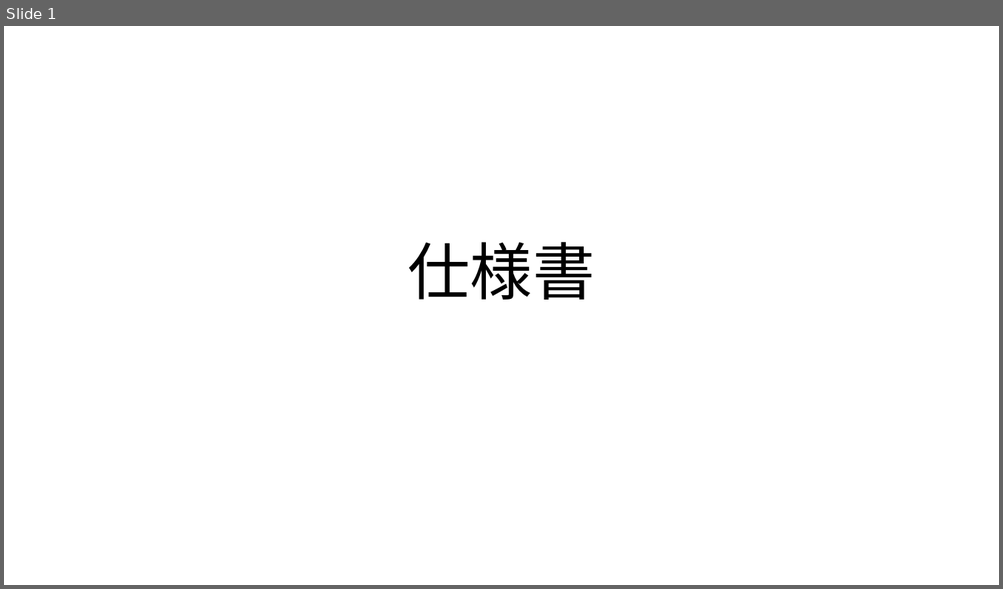
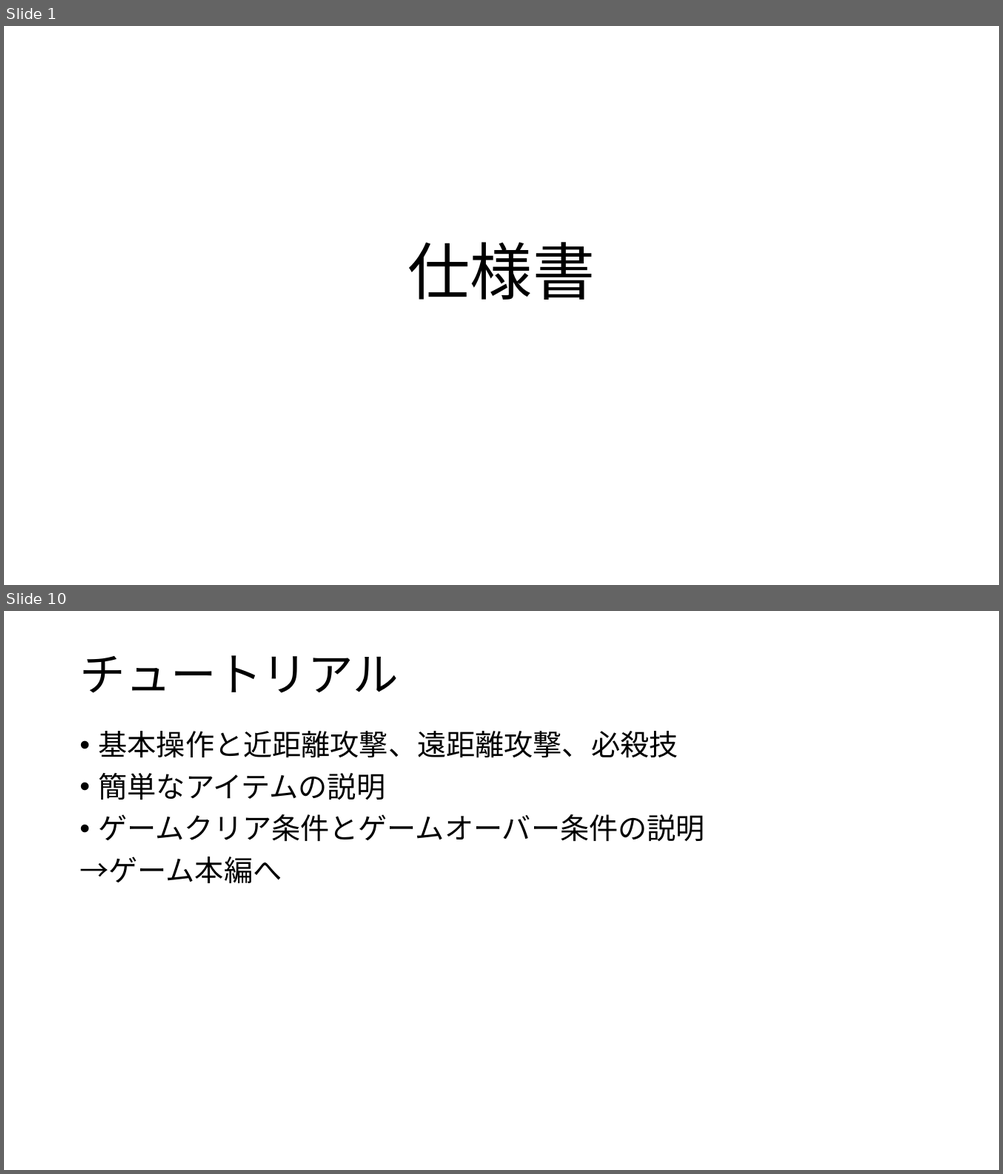
Before and after one commit to GCLUC2019/GameProject, a slide deck: 高松チーム/必要書類/仕様書/仕様書.pptx. Shown one above the other, each under a label of ours: slide 1 before the commit, slides 1 and 10 after it; the slides between them are not shown. The pictures are 1003x589 and 1003x1174 pixels, drawn with LibreOffice and Linux fonts; fonts in the diff are those of the drawing. Boxes give left, top, right and bottom in pixels: in the first picture for what was removed or moved away, otherwise in the second. Text is boxed around its words. In the diff, an @@ line names an element or a change of style, - is before the commit and + after.

```diff
--- a/高松チーム/必要書類/仕様書/仕様書.pptx
+++ b/高松チーム/必要書類/仕様書/仕様書.pptx
@@ slide 10 added at (x1=4, y1=611, x2=999, y2=1170), background #FFFFFF @@
@@ title added at (x1=79, y1=655, x2=398, y2=693), 44 pt, text #000000 @@
+チュートリアル
@@ text added at (x1=79, y1=731, x2=705, y2=883), 28 pt, text #000000 @@
+• 基本操作と近距離攻撃、遠距離攻撃、必殺技
+• 簡単なアイテムの説明
+• ゲームクリア条件とゲームオーバー条件の説明
+→ゲーム本編へ
```
Also in this commit, not shown: 2 slides changed, 6 other slides added, 22 slides removed.
